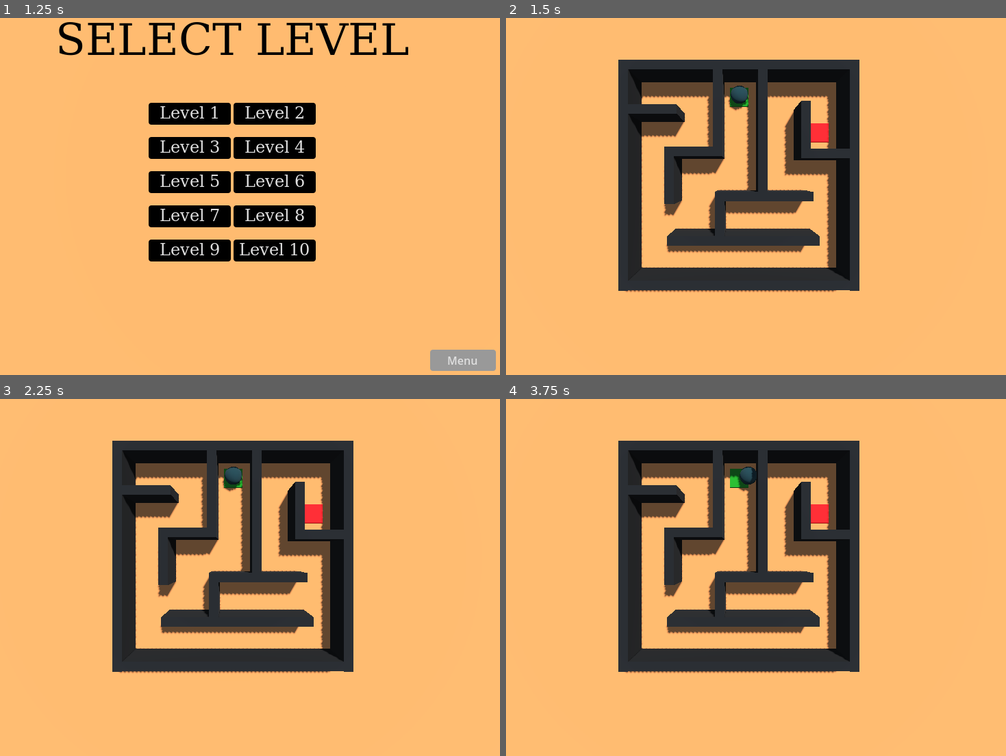
Above: before the commit, frames 1-4 (two rows, left to right).
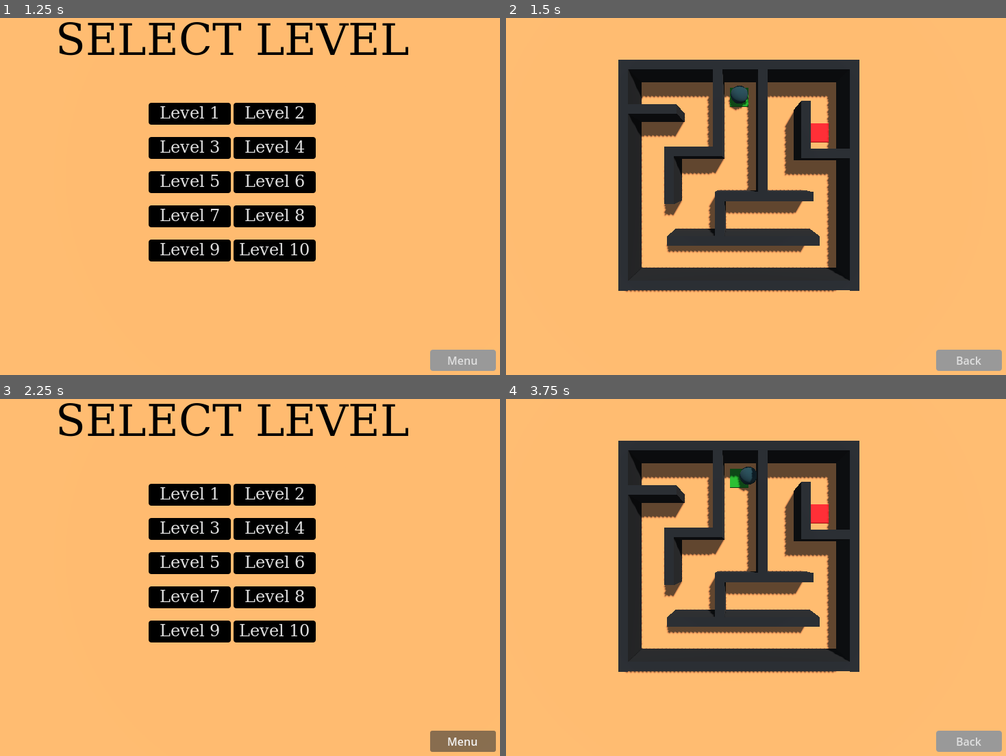
Above: after the commit, the same moments.

Repository: tautminas/sphere-in-a-maze
Game: Godot game, scene res://Menu/main_menu.tscn
Two runs of this game, one before a commit and one after it. Both use one fixed random seed, a clock stepped at 60 frames per second and the inputs below.
Inputs (mouse positions are in pixels of both pictures, inside the frame that each line leads up to):
- Up to frame 1 (1.25 s): click "Start" at 0.5 s
- Up to frame 2 (1.5 s): click "Level 1" at 1.25 s
- Up to frame 3 (2.25 s): click (465, 741) at 2 s, where only the run after the commit has a clickable "Back"
- Up to frame 4 (3.75 s): click (696, 495) at 2.75 s, where only the run after the commit has a clickable "Level 1"; tap Enter at 3.5 s; hold Right (right) from 3.53 s (still down)

Frame 1 is identical in both runs. In frame 2, 0.8% of the frame differs, in the area x 86-100%, y 92-99%; in frame 3, 30%, in the area x 11-100%, y 1-99%; in frame 4, 0.8%.

Commit message:
Create back button scene and add it to all levels

Diff:
--- /dev/null
+++ b/Level/back_button.gd
@@ -0,0 +1,12 @@
+extends Control
+
+@onready var back_button: Button = $BackButton
+
+@export_file("*.tscn") var back_path
+
+# Called when the node enters the scene tree for the first time.
+func _ready() -> void:
+	back_button.button_down.connect(on_back_pressed)
+
+func on_back_pressed() -> void:
+	get_tree().change_scene_to_file(back_path)
--- /dev/null
+++ b/Level/back_button.tscn
@@ -0,0 +1,38 @@
+[gd_scene load_steps=4 format=3 uid="uid://jub3svcbyt6m"]
+
+[ext_resource type="Script" path="res://Level/back_button.gd" id="1_ytjxk"]
+
+[sub_resource type="StyleBoxFlat" id="StyleBoxFlat_g3cij"]
+corner_radius_top_left = 4
+corner_radius_top_right = 4
+corner_radius_bottom_right = 4
+corner_radius_bottom_left = 4
+
+[sub_resource type="Theme" id="Theme_v3x5j"]
+Button/styles/normal = SubResource("StyleBoxFlat_g3cij")
+
+[node name="BackButtonControl" type="Control"]
+layout_mode = 3
+anchors_preset = 15
+anchor_right = 1.0
+anchor_bottom = 1.0
+grow_horizontal = 2
+grow_vertical = 2
+script = ExtResource("1_ytjxk")
+back_path = "res://Menu/level_selection.tscn"
+
+[node name="BackButton" type="Button" parent="."]
+layout_mode = 1
+anchors_preset = 3
+anchor_left = 1.0
+anchor_top = 1.0
+anchor_right = 1.0
+anchor_bottom = 1.0
+offset_left = -111.0
+offset_top = -46.0
+offset_right = -15.0
+offset_bottom = -15.0
+grow_horizontal = 0
+grow_vertical = 0
+theme = SubResource("Theme_v3x5j")
+text = "Back"
--- a/Level/level_1.tscn
+++ b/Level/level_1.tscn
@@ -1,8 +1,9 @@
-[gd_scene load_steps=15 format=3 uid="uid://2kvn12xg8s8p"]
+[gd_scene load_steps=16 format=3 uid="uid://2kvn12xg8s8p"]
 
 [ext_resource type="PackedScene" uid="uid://cyhvniedkv4gs" path="res://player.tscn" id="1_ouy0f"]
 [ext_resource type="Script" path="res://Level/EndPad.gd" id="1_r13av"]
 [ext_resource type="Texture2D" uid="uid://c26r518omu7ua" path="res://Level/level_1.png" id="3_fvkbp"]
+[ext_resource type="PackedScene" uid="uid://jub3svcbyt6m" path="res://Level/back_button.tscn" id="4_nso7i"]
 
 [sub_resource type="ProceduralSkyMaterial" id="ProceduralSkyMaterial_u31xn"]
 sky_horizon_color = Color(0.64625, 0.65575, 0.67075, 1)
@@ -165,3 +166,5 @@
 use_collision = true
 size = Vector3(0.5, 2, 2.5)
 material = SubResource("StandardMaterial3D_h3055")
+
+[node name="BackButtonControl" parent="." instance=ExtResource("4_nso7i")]
--- a/Level/level_10.tscn
+++ b/Level/level_10.tscn
@@ -1,8 +1,9 @@
-[gd_scene load_steps=11 format=3 uid="uid://2e67uf31abjo"]
+[gd_scene load_steps=12 format=3 uid="uid://2e67uf31abjo"]
 
 [ext_resource type="Script" path="res://Level/EndPad.gd" id="1_vbs0n"]
 [ext_resource type="PackedScene" uid="uid://cyhvniedkv4gs" path="res://player.tscn" id="2_fqpyq"]
 [ext_resource type="Texture2D" uid="uid://cm58dekreqj4m" path="res://Level/level_10.png" id="3_4ncyu"]
+[ext_resource type="PackedScene" uid="uid://jub3svcbyt6m" path="res://Level/back_button.tscn" id="4_2ad5u"]
 
 [sub_resource type="ProceduralSkyMaterial" id="ProceduralSkyMaterial_u31xn"]
 sky_horizon_color = Color(0.64625, 0.65575, 0.67075, 1)
@@ -669,3 +670,5 @@
 use_collision = true
 size = Vector3(0.5, 2, 33.4)
 material = SubResource("StandardMaterial3D_2ppxr")
+
+[node name="BackButtonControl" parent="." instance=ExtResource("4_2ad5u")]
--- a/Level/level_2.tscn
+++ b/Level/level_2.tscn
@@ -1,8 +1,9 @@
-[gd_scene load_steps=11 format=3 uid="uid://bpie2rvnvyeiv"]
+[gd_scene load_steps=12 format=3 uid="uid://bpie2rvnvyeiv"]
 
 [ext_resource type="Script" path="res://Level/EndPad.gd" id="1_pww1t"]
 [ext_resource type="PackedScene" uid="uid://cyhvniedkv4gs" path="res://player.tscn" id="2_2dkny"]
 [ext_resource type="Texture2D" uid="uid://bygvtjmr0asrc" path="res://Level/level_2.png" id="3_yu03l"]
+[ext_resource type="PackedScene" uid="uid://jub3svcbyt6m" path="res://Level/back_button.tscn" id="4_hpj5f"]
 
 [sub_resource type="ProceduralSkyMaterial" id="ProceduralSkyMaterial_u31xn"]
 sky_horizon_color = Color(0.64625, 0.65575, 0.67075, 1)
@@ -207,3 +208,5 @@
 use_collision = true
 size = Vector3(0.5, 2, 2.77)
 material = SubResource("StandardMaterial3D_2ppxr")
+
+[node name="BackButtonControl" parent="." instance=ExtResource("4_hpj5f")]
--- a/Level/level_3.tscn
+++ b/Level/level_3.tscn
@@ -1,8 +1,9 @@
-[gd_scene load_steps=11 format=3 uid="uid://dlnijuiltk1lo"]
+[gd_scene load_steps=12 format=3 uid="uid://dlnijuiltk1lo"]
 
 [ext_resource type="Script" path="res://Level/EndPad.gd" id="1_q08u6"]
 [ext_resource type="PackedScene" uid="uid://cyhvniedkv4gs" path="res://player.tscn" id="2_a8f8f"]
 [ext_resource type="Texture2D" uid="uid://ua08qartifuk" path="res://Level/level_3.png" id="3_jqc55"]
+[ext_resource type="PackedScene" uid="uid://jub3svcbyt6m" path="res://Level/back_button.tscn" id="4_12s08"]
 
 [sub_resource type="ProceduralSkyMaterial" id="ProceduralSkyMaterial_u31xn"]
 sky_horizon_color = Color(0.64625, 0.65575, 0.67075, 1)
@@ -201,3 +202,5 @@
 use_collision = true
 size = Vector3(0.5, 2, 14.5)
 material = SubResource("StandardMaterial3D_2ppxr")
+
+[node name="BackButtonControl" parent="." instance=ExtResource("4_12s08")]
--- a/Level/level_4.tscn
+++ b/Level/level_4.tscn
@@ -1,8 +1,9 @@
-[gd_scene load_steps=11 format=3 uid="uid://dj0phsm0ynuog"]
+[gd_scene load_steps=12 format=3 uid="uid://dj0phsm0ynuog"]
 
 [ext_resource type="Script" path="res://Level/EndPad.gd" id="1_mjetw"]
 [ext_resource type="PackedScene" uid="uid://cyhvniedkv4gs" path="res://player.tscn" id="2_62f4o"]
 [ext_resource type="Texture2D" uid="uid://beqqr2tjnoq3u" path="res://Level/level_4.png" id="2_plleg"]
+[ext_resource type="PackedScene" uid="uid://jub3svcbyt6m" path="res://Level/back_button.tscn" id="4_bdkrh"]
 
 [sub_resource type="ProceduralSkyMaterial" id="ProceduralSkyMaterial_u31xn"]
 sky_horizon_color = Color(0.64625, 0.65575, 0.67075, 1)
@@ -255,3 +256,5 @@
 use_collision = true
 size = Vector3(0.5, 2, 19)
 material = SubResource("StandardMaterial3D_2ppxr")
+
+[node name="BackButtonControl" parent="." instance=ExtResource("4_bdkrh")]
--- a/Level/level_5.tscn
+++ b/Level/level_5.tscn
@@ -1,8 +1,9 @@
-[gd_scene load_steps=11 format=3 uid="uid://7xwbm6q813au"]
+[gd_scene load_steps=12 format=3 uid="uid://7xwbm6q813au"]
 
 [ext_resource type="Script" path="res://Level/EndPad.gd" id="1_1lio2"]
 [ext_resource type="PackedScene" uid="uid://cyhvniedkv4gs" path="res://player.tscn" id="2_71aw8"]
 [ext_resource type="Texture2D" uid="uid://ds6utachq17p3" path="res://Level/level_5.png" id="2_kg7md"]
+[ext_resource type="PackedScene" uid="uid://jub3svcbyt6m" path="res://Level/back_button.tscn" id="4_1gi2i"]
 
 [sub_resource type="ProceduralSkyMaterial" id="ProceduralSkyMaterial_u31xn"]
 sky_horizon_color = Color(0.64625, 0.65575, 0.67075, 1)
@@ -285,3 +286,5 @@
 use_collision = true
 size = Vector3(0.5, 2, 21.3)
 material = SubResource("StandardMaterial3D_2ppxr")
+
+[node name="BackButtonControl" parent="." instance=ExtResource("4_1gi2i")]
--- a/Level/level_6.tscn
+++ b/Level/level_6.tscn
@@ -1,8 +1,9 @@
-[gd_scene load_steps=11 format=3 uid="uid://cwolqfgbdv6c1"]
+[gd_scene load_steps=12 format=3 uid="uid://cwolqfgbdv6c1"]
 
 [ext_resource type="Script" path="res://Level/EndPad.gd" id="1_sbr3c"]
 [ext_resource type="PackedScene" uid="uid://cyhvniedkv4gs" path="res://player.tscn" id="2_s0ukj"]
 [ext_resource type="Texture2D" uid="uid://c7su0cpk86jsq" path="res://Level/level_6.png" id="2_yopi8"]
+[ext_resource type="PackedScene" uid="uid://jub3svcbyt6m" path="res://Level/back_button.tscn" id="4_ymit6"]
 
 [sub_resource type="ProceduralSkyMaterial" id="ProceduralSkyMaterial_u31xn"]
 sky_horizon_color = Color(0.64625, 0.65575, 0.67075, 1)
@@ -375,3 +376,5 @@
 use_collision = true
 size = Vector3(0.5, 2, 23.67)
 material = SubResource("StandardMaterial3D_2ppxr")
+
+[node name="BackButtonControl" parent="." instance=ExtResource("4_ymit6")]
--- a/Level/level_7.tscn
+++ b/Level/level_7.tscn
@@ -1,8 +1,9 @@
-[gd_scene load_steps=11 format=3 uid="uid://brbt4e5u2itib"]
+[gd_scene load_steps=12 format=3 uid="uid://brbt4e5u2itib"]
 
 [ext_resource type="Script" path="res://Level/EndPad.gd" id="1_ybd6n"]
 [ext_resource type="Texture2D" uid="uid://5qf3gj2epi4b" path="res://Level/level_7.png" id="2_3wq4h"]
 [ext_resource type="PackedScene" uid="uid://cyhvniedkv4gs" path="res://player.tscn" id="2_bmsc5"]
+[ext_resource type="PackedScene" uid="uid://jub3svcbyt6m" path="res://Level/back_button.tscn" id="4_tdk8w"]
 
 [sub_resource type="ProceduralSkyMaterial" id="ProceduralSkyMaterial_u31xn"]
 sky_horizon_color = Color(0.64625, 0.65575, 0.67075, 1)
@@ -417,3 +418,5 @@
 use_collision = true
 size = Vector3(0.5, 2, 26.05)
 material = SubResource("StandardMaterial3D_2ppxr")
+
+[node name="BackButtonControl" parent="." instance=ExtResource("4_tdk8w")]
--- a/Level/level_8.tscn
+++ b/Level/level_8.tscn
@@ -1,8 +1,9 @@
-[gd_scene load_steps=11 format=3 uid="uid://2tvnxdr7ge8t"]
+[gd_scene load_steps=12 format=3 uid="uid://2tvnxdr7ge8t"]
 
 [ext_resource type="Script" path="res://Level/EndPad.gd" id="1_wll88"]
 [ext_resource type="PackedScene" uid="uid://cyhvniedkv4gs" path="res://player.tscn" id="2_1a3yf"]
 [ext_resource type="Texture2D" uid="uid://cqidvkuhccq1h" path="res://Level/level_8.png" id="3_g5qdx"]
+[ext_resource type="PackedScene" uid="uid://jub3svcbyt6m" path="res://Level/back_button.tscn" id="4_g3uh0"]
 
 [sub_resource type="ProceduralSkyMaterial" id="ProceduralSkyMaterial_u31xn"]
 sky_horizon_color = Color(0.64625, 0.65575, 0.67075, 1)
@@ -417,3 +418,5 @@
 use_collision = true
 size = Vector3(0.5, 2, 29)
 material = SubResource("StandardMaterial3D_2ppxr")
+
+[node name="BackButtonControl" parent="." instance=ExtResource("4_g3uh0")]
--- a/Level/level_9.tscn
+++ b/Level/level_9.tscn
@@ -1,8 +1,9 @@
-[gd_scene load_steps=11 format=3 uid="uid://dq21jh8m0umwa"]
+[gd_scene load_steps=12 format=3 uid="uid://dq21jh8m0umwa"]
 
 [ext_resource type="Script" path="res://Level/EndPad.gd" id="1_438u6"]
 [ext_resource type="Texture2D" uid="uid://g7d77cweiuwf" path="res://Level/level_9.png" id="2_70705"]
 [ext_resource type="PackedScene" uid="uid://cyhvniedkv4gs" path="res://player.tscn" id="2_ptnlq"]
+[ext_resource type="PackedScene" uid="uid://jub3svcbyt6m" path="res://Level/back_button.tscn" id="4_cen75"]
 
 [sub_resource type="ProceduralSkyMaterial" id="ProceduralSkyMaterial_u31xn"]
 sky_horizon_color = Color(0.64625, 0.65575, 0.67075, 1)
@@ -519,3 +520,5 @@
 use_collision = true
 size = Vector3(0.5, 2, 31.5)
 material = SubResource("StandardMaterial3D_2ppxr")
+
+[node name="BackButtonControl" parent="." instance=ExtResource("4_cen75")]
Not shown: 1 places in Menu/credits.tscn that only renumber resources
